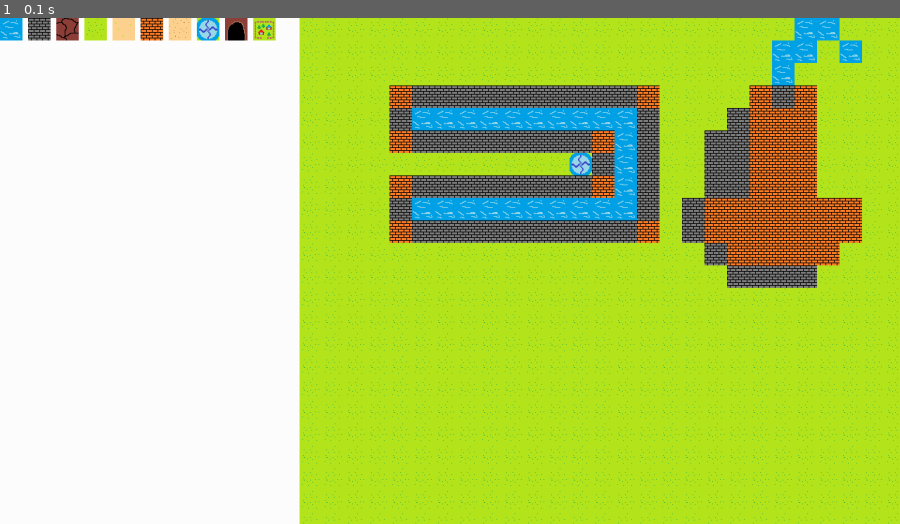
Above: before the commit, frame 1.
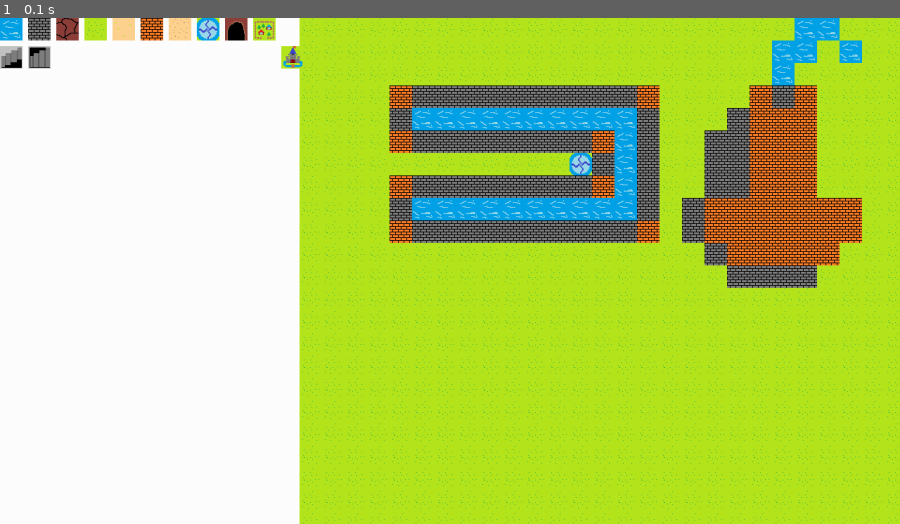
Above: after the commit, the same moment.

Repository: YahiroRyo/iot_game
Game: pygame game, started from map_editor/main.py
Same seed, same stepped clock (60 frames per second), same inputs: the game is played once before the commit and once after it.
Inputs:
- Up to frame 1 (0.1 s): no input

The runs differ from the first frame. In frame 1, 0.3% of the frame differs, in the area x 0-34%, y 5-11%.

Commit message:
マップタイル追加

Diff:
--- a/blockID.txt
+++ b/blockID.txt
@@ -10,3 +10,6 @@
 ワープ(遷移):warp.png:100
 洞窟(遷移):cave.png:101
 村(遷移):village.png:102
+町・城(遷移):castle.png:103
+階段上り(遷移):stairs_up.png:104
+階段下り(遷移):stairs_down.png:105
--- a/map_editor/block_data.py
+++ b/map_editor/block_data.py
@@ -11,6 +11,9 @@
     Block("ワープ", "warp", 100),
     Block("洞窟", "cave", 101),
     Block("村", "village", 102),
+    Block("町", "castle", 103),
+    Block("階段上り", "stairs_up", 104),
+    Block("階段下り", "stairs_down", 105),
 ]
 
 def get_block_index_from_id(id: int):
--- a/mapimgdata.py
+++ b/mapimgdata.py
@@ -24,3 +24,6 @@
     Map.imgs[100] = load_img("imgs/warp.png")
     Map.imgs[101] = load_img("imgs/cave.png")
     Map.imgs[102] = load_img("imgs/village.png")
+    Map.imgs[103] = load_img("imgs/castle.png")
+    Map.imgs[104] = load_img("imgs/stairs_up.png")
+    Map.imgs[105] = load_img("imgs/stairs_down.png")
Binary file added: imgs/castle.png
Binary file added: imgs/stairs_down.png
Binary file added: imgs/stairs_up.png
